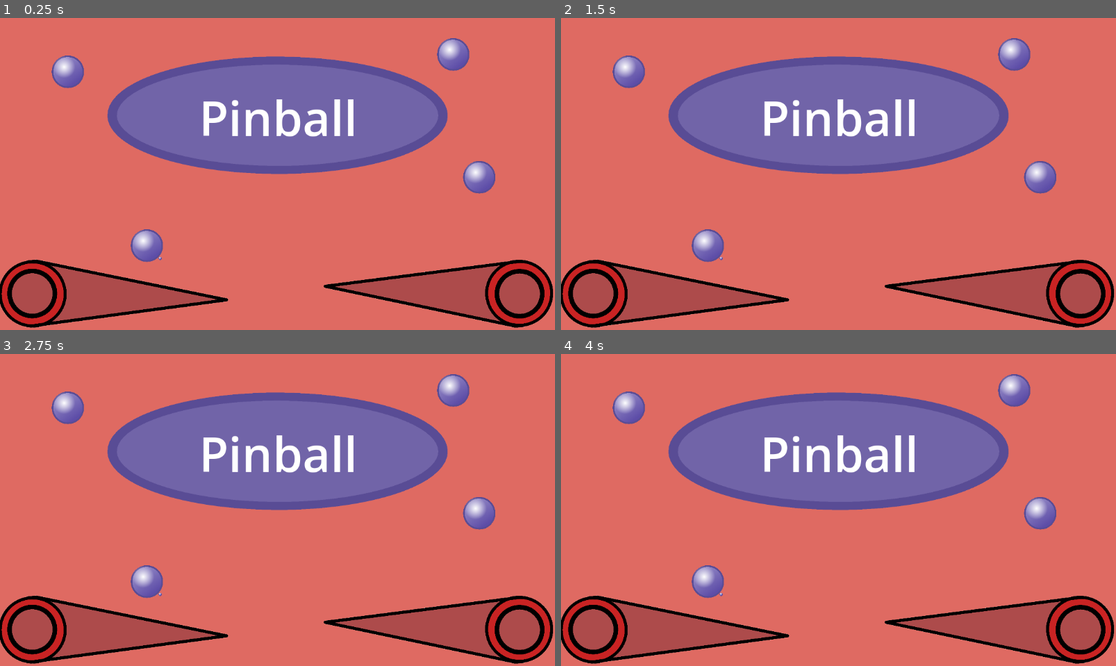
Above: before the commit, frames 1-4 (two rows, left to right).
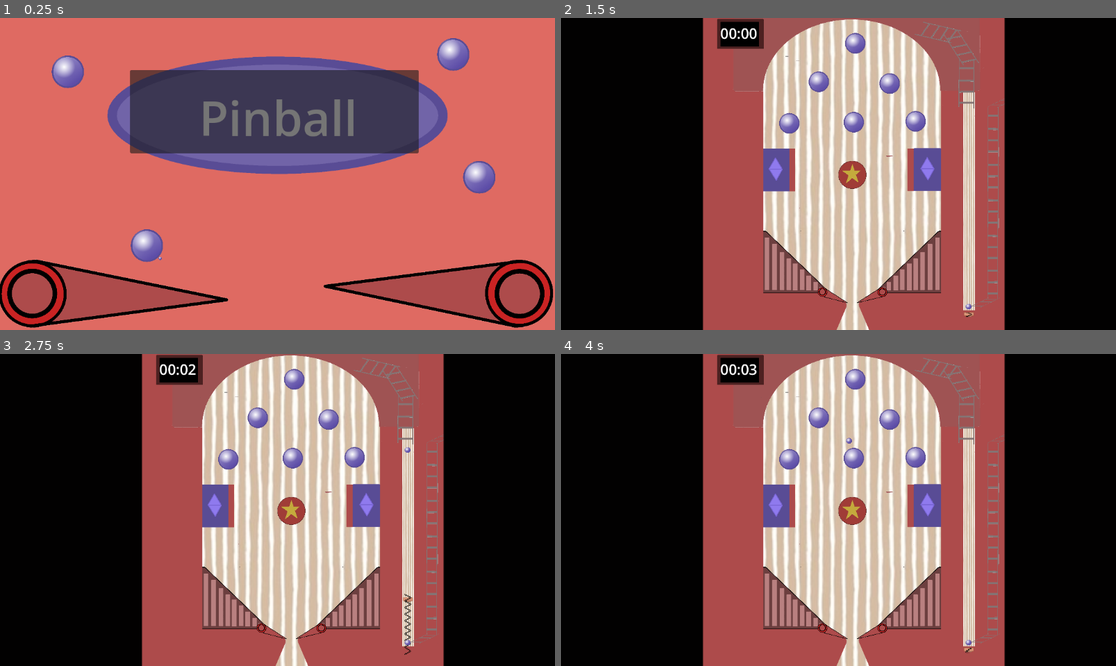
Above: after the commit, the same moments.

Repository: Chickenhatter/pinball
Game: Godot game, scene res://scenes/start.tscn
Same seed, same stepped clock (60 frames per second), same inputs: the game is played once before the commit and once after it. The engine's default icon, where the game draws it, is replaced by a stand-in: a white triangle on a blue panel in a dark square.
Inputs (mouse positions are in pixels of both pictures, inside the frame that each line leads up to):
- Up to frame 1 (0.25 s): no input
- Up to frame 2 (1.5 s): click (832, 111) at 0.5 s; click (832, 111) at 1.27 s
- Up to frame 3 (2.75 s): click (271, 447) at 2.02 s
- Up to frame 4 (4 s): no input

The runs differ from the first frame. In frame 1, 14% of the frame differs, in the area x 23-76%, y 16-44%; in frame 2, 96%, in the area x 0-100%, y 0-100%; in frame 3, 96%; in frame 4, 96%.

Commit message:
weird control filter

Diff:
--- a/code/ball.gd
+++ b/code/ball.gd
@@ -14,7 +14,7 @@
 
 func _ready() -> void:
 	restart()
-	await get_tree().create_timer(5.0).timeout
+	await get_tree().create_timer(2.0).timeout
 	Global.marble_go = true
 
 
--- a/code/start.gd
+++ b/code/start.gd
@@ -3,12 +3,12 @@
 
 # Called when the node enters the scene tree for the first time.
 func _ready() -> void:
-	pass # Replace with function body.
+	$RichTextLabel.add_theme_font_size_override("normal_font_size", 100)
 
 
 # Called every frame. 'delta' is the elapsed time since the previous frame.
 func _process(delta: float) -> void:
-	$RichTextLabel.add_theme_font_size_override("normal_font_size", 100)
+	pass
 
 
 func _on_button_pressed() -> void:
--- a/scenes/start.tscn
+++ b/scenes/start.tscn
@@ -9,7 +9,6 @@
 script = ExtResource("1_u80x2")
 
 [node name="Button" type="Button" parent="." unique_id=199176189]
-self_modulate = Color(1, 1, 1, 0)
 z_index = 300
 offset_left = 270.0
 offset_top = 108.0
@@ -26,6 +25,7 @@
 offset_top = 138.0
 offset_right = 915.0
 offset_bottom = 319.0
+mouse_filter = 2
 text = "Pinball"
 
 [node name="BalllModified" type="Sprite2D" parent="." unique_id=577403914]
Not shown, added: export_presets.cfg
